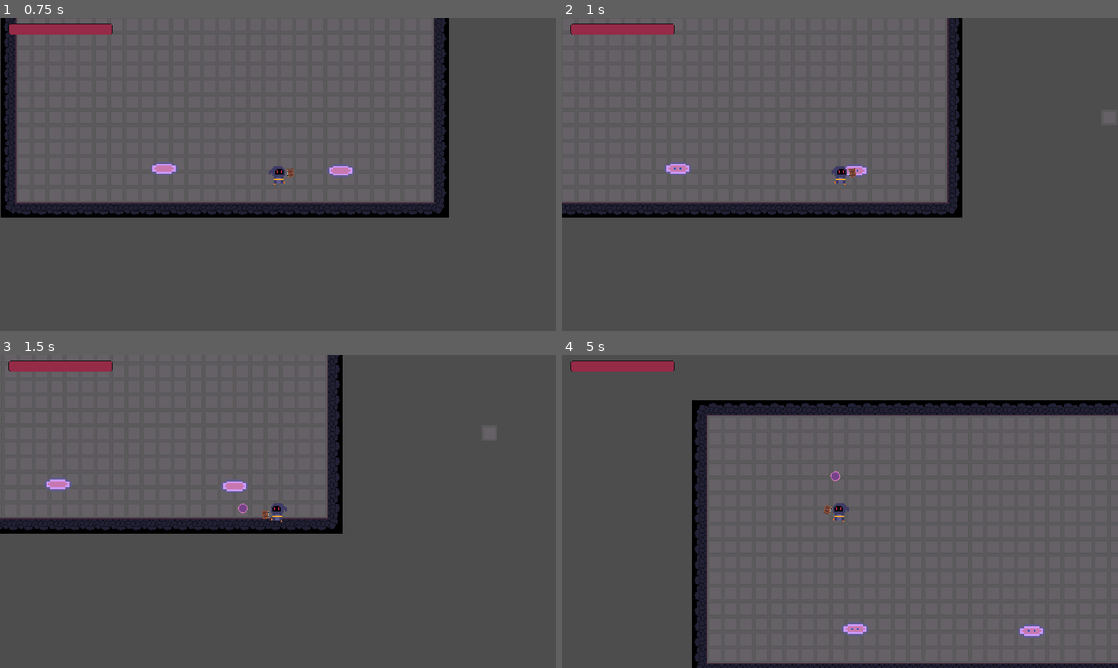
Above: before the commit, frames 1-4 (two rows, left to right).
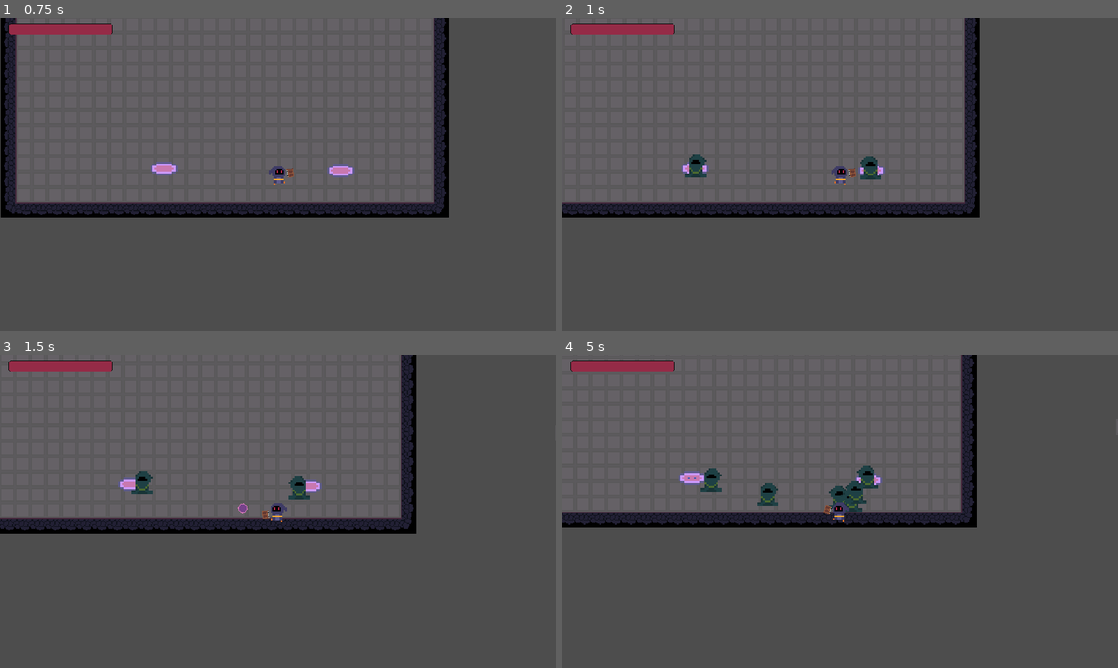
Above: after the commit, the same moments.

Repository: Arssin/Bullet_Hell_Jam
Game: Godot game, scene res://scenes/Level2.tscn
Same seed, same stepped clock (60 frames per second), same inputs: the game is played once before the commit and once after it. This scene is started directly instead of the project's main scene.
Inputs (mouse positions are in pixels of both pictures, inside the frame that each line leads up to):
- Up to frame 1 (0.75 s): tap Enter at 0.5 s; move the mouse to (400, 158) at 0.52 s; hold D (move_right) from 0.53 s (still down); tap E (player_action) at 0.6 s
- Up to frame 2 (1 s): keep holding D (move_right)
- Up to frame 3 (1.5 s): move the mouse to (166, 527) at 1.27 s; release D (move_right) at 1.28 s; hold S (move_down) from 1.28 s (still down); click (166, 527) at 1.35 s
- Up to frame 4 (5 s): tap E (player_action) at 1.55, 2.3, 2.85, 3.6, 4.55 s; move the mouse to (895, 442) at 2.02 s; release S (move_down) at 2.03 s; hold D (move_right) 2.03-2.78 s; tap Space (dash) at 2.1 s; move the mouse to (812, 574) at 2.77 s; hold W (move_up) 2.78-3.53 s; move the mouse to (1006, 558) at 3.52 s; hold Left (move_left) from 3.53 s (still down); move the mouse to (673, 464) at 4.27 s; click (673, 464) at 4.35 s

Frame 1 is identical in both runs. In frame 2, 4.4% of the frame differs, in the area x 0-100%, y 0-64%; in frame 3, 8.0%; in frame 4, 46%, in the area x 0-100%, y 0-100%.

Commit message:
add smaller mobs

Diff:
--- a/scenes/Level2.tscn
+++ b/scenes/Level2.tscn
@@ -1,8 +1,12 @@
-[gd_scene load_steps=4 format=3 uid="uid://c2x7qjaocgn2j"]
+[gd_scene load_steps=5 format=3 uid="uid://c2x7qjaocgn2j"]
 
 [ext_resource type="PackedScene" uid="uid://bwofc6vedhbhe" path="res://scenes/player.tscn" id="1_2pb26"]
 [ext_resource type="PackedScene" uid="uid://df3rvcxvib2rc" path="res://scenes/map_creator.tscn" id="2_1x4ms"]
 [ext_resource type="PackedScene" uid="uid://c6vsa8wpcnnc4" path="res://scenes/portal.tscn" id="3_8shao"]
+
+[sub_resource type="NavigationPolygon" id="NavigationPolygon_hkuk2"]
+outlines = Array[PackedVector2Array]([PackedVector2Array(-74, -104, -74, 18.5, 136, 18.5, 136.5, -103.5)])
+source_geometry_group_name = &"navigation_polygon_source_group"
 
 [node name="Level2" type="Node2D"]
 
@@ -17,3 +21,8 @@
 
 [node name="Portal2" parent="." instance=ExtResource("3_8shao")]
 position = Vector2(688, 376)
+
+[node name="NavigationRegion2D" type="NavigationRegion2D" parent="."]
+position = Vector2(505, 374)
+scale = Vector2(2, 2)
+navigation_polygon = SubResource("NavigationPolygon_hkuk2")
--- a/scenes/portal.tscn
+++ b/scenes/portal.tscn
@@ -82,4 +82,8 @@
 position = Vector2(0, 3)
 shape = SubResource("CircleShape2D_id5dp")
 
+[node name="Timer" type="Timer" parent="."]
+autostart = true
+
 [connection signal="animation_finished" from="AnimatedSprite2D" to="." method="_on_animated_sprite_2d_animation_finished"]
+[connection signal="timeout" from="Timer" to="." method="_on_timer_timeout"]
--- /dev/null
+++ b/scenes/small_runing_mob.tscn
@@ -0,0 +1,44 @@
+[gd_scene load_steps=7 format=3 uid="uid://bhp5xynmos5ho"]
+
+[ext_resource type="Script" path="res://scripts/Small_Runing_Mob.gd" id="1_dhavm"]
+[ext_resource type="Texture2D" uid="uid://sl8xeagf8ee2" path="res://assets/small_mob_1.png" id="2_k0dgn"]
+
+[sub_resource type="AtlasTexture" id="AtlasTexture_heei0"]
+atlas = ExtResource("2_k0dgn")
+region = Rect2(0, 0, 16, 16)
+
+[sub_resource type="AtlasTexture" id="AtlasTexture_ngybb"]
+atlas = ExtResource("2_k0dgn")
+region = Rect2(16, 0, 16, 16)
+
+[sub_resource type="SpriteFrames" id="SpriteFrames_abarx"]
+animations = [{
+"frames": [{
+"duration": 1.0,
+"texture": SubResource("AtlasTexture_heei0")
+}, {
+"duration": 1.0,
+"texture": SubResource("AtlasTexture_ngybb")
+}],
+"loop": true,
+"name": &"run",
+"speed": 5.0
+}]
+
+[sub_resource type="RectangleShape2D" id="RectangleShape2D_2ittl"]
+size = Vector2(8, 11)
+
+[node name="Small_Runing_Mob" type="CharacterBody2D"]
+collision_layer = 2
+collision_mask = 21
+script = ExtResource("1_dhavm")
+
+[node name="AnimatedSprite2D" type="AnimatedSprite2D" parent="."]
+sprite_frames = SubResource("SpriteFrames_abarx")
+animation = &"run"
+frame = 1
+frame_progress = 0.701308
+
+[node name="CollisionShape2D" type="CollisionShape2D" parent="."]
+position = Vector2(-1, 2.5)
+shape = SubResource("RectangleShape2D_2ittl")
--- a/scripts/Level1.gd
+++ b/scripts/Level1.gd
@@ -14,5 +14,3 @@
 func show_doors():
 	var doorsChildren = doors.get_children()
 	$Doors.show()
-	for door in doorsChildren:
-		door.update_doors_label(door.name)
--- /dev/null
+++ b/scripts/Mob_Pooling.gd
@@ -0,0 +1,11 @@
+extends Node
+
+
+# Called when the node enters the scene tree for the first time.
+func _ready() -> void:
+	pass # Replace with function body.
+
+
+# Called every frame. 'delta' is the elapsed time since the previous frame.
+func _process(delta: float) -> void:
+	pass
--- /dev/null
+++ b/scripts/Small_Runing_Mob.gd
@@ -0,0 +1,18 @@
+extends CharacterBody2D
+
+
+var isAlive: bool = true
+var speed: int = 20
+@onready var player: Node = get_node("../../Player")
+@onready var sprite = get_node("AnimatedSprite2D")
+
+func _physics_process(delta: float) -> void:
+	if isAlive:
+		var direction: Vector2 = (player.global_position - self.global_position).normalized()
+		velocity = speed * direction
+		move_and_slide()
+
+		if direction.x < 0:
+			sprite.flip_h = false
+		else:
+			sprite.flip_h = true
--- a/scripts/doors.gd
+++ b/scripts/doors.gd
@@ -2,16 +2,32 @@
 
 @onready var label: Label = %Label
 
+var rng = RandomNumberGenerator.new()
+
 var name_doors : String
 var player_in_area = false
 
+var my_random_number_positive: int
+var my_random_number_negative: int
 
-func update_doors_label(name):
-	name_doors = 'TEST' + name
+func _ready() -> void:
+	my_random_number_positive = rng.randi_range(0, 1)
+	my_random_number_negative = rng.randi_range(0, 1)
+	if my_random_number_positive == my_random_number_negative:
+		if my_random_number_negative <= 0:
+			my_random_number_negative += 1
+		else:
+			my_random_number_negative -= 1
+	var positve_text = Randomizer.create_positive_text(my_random_number_positive)
+	var negative_text = Randomizer.create_negative_text(my_random_number_negative)
+	%Label.text = positve_text + " " + "BUT" + " " + negative_text
+
 
 
 func _input(event):
 	if Input.is_action_just_pressed("player_action") && player_in_area:
+		Randomizer.create_positive_bonus(my_random_number_positive)
+		Randomizer.create_negative_bonus(my_random_number_negative)
 		GlobalManager.load_level("Level2")
 
 
@@ -19,7 +35,6 @@
 func _on_area_2d_body_entered(body: Node2D) -> void:
 	if body is Player:
 		player_in_area = true
-		%Label.text = name_doors
 		%Label.show()
 
 
--- a/scripts/portal.gd
+++ b/scripts/portal.gd
@@ -2,13 +2,47 @@
 
 @onready var animated_sprite_2d: AnimatedSprite2D = $AnimatedSprite2D
 
+var mob_scene: PackedScene = preload("res://scenes/small_runing_mob.tscn")
+var pool_size: int = 10
+var mob_pool: Array = []
+@onready var timer: Timer = get_node("Timer")
+
 func _ready() -> void:
+	timer.wait_time = randi_range(1,3)
 	animated_sprite_2d.play("portal_resp")
+	for i in range(pool_size):
+		var mobTemp: Node = mob_scene.instantiate()
+		mobTemp.hide()
+		mob_pool.append(mobTemp)
+		add_child(mobTemp)
 
 
 
 func _on_animated_sprite_2d_animation_finished() -> void:
 	animated_sprite_2d.play("portal_standing")
 
+func get_mob()-> Node:
+	for mob in mob_pool:
+		if not mob.visible:
+			return mob
+
+	var new_mob: Node = mob_scene.instantiate()
+	new_mob.hide()
+	mob_pool.append(new_mob)
+	add_child(new_mob)
+	return new_mob
+
+func reset_mob(mob:Node) -> void:
+	mob.position = self.position
+	mob.get_node("CollisionShape2D").disabled = false
+	mob.isAlive = false
+	mob.hide()
+
 func _respawn_mob():
 	pass
+
+
+func _on_timer_timeout() -> void:
+	var mobTemp: Node = get_mob()
+	mobTemp.global_position = self.global_position
+	mobTemp.show()
--- a/scripts/randomizer.gd
+++ b/scripts/randomizer.gd
@@ -1,25 +1,37 @@
 extends Node
 
-var positive_text: String
-var negative_text: String
+
 
 func bonusGenerator(number_good, number_bad):
 	create_positive_bonus(number_good)
 	create_negative_bonus(number_bad)
 
+func create_positive_text(number):
+	var positive_text: String
+	if number == 0:
+		positive_text = "More DMG!"
+	elif number == 1:
+		positive_text = "MORE SPEED"
+	return positive_text
+
+
+func create_negative_text(number):
+	var negative_text: String
+	if number == 0:
+		negative_text = "LESS DMG"
+	elif number == 1:
+		negative_text = "LESS SPEED"
+	return negative_text
+
 
 func create_positive_bonus(number):
 	if number == 0:
 		PlayerGlobals.additional_dmg = 40
-		positive_text = "More DMG!"
 	elif number == 1:
 		PlayerGlobals.player_move_speed += 500
-		positive_text = "MORE SPEED"
 
 func create_negative_bonus(number):
 	if number == 0:
 		PlayerGlobals.additional_dmg -= 40
-		negative_text = "LESS DMG"
 	elif number == 1:
 		PlayerGlobals.player_move_speed -= 150
-		negative_text = "LESS SPEED"
